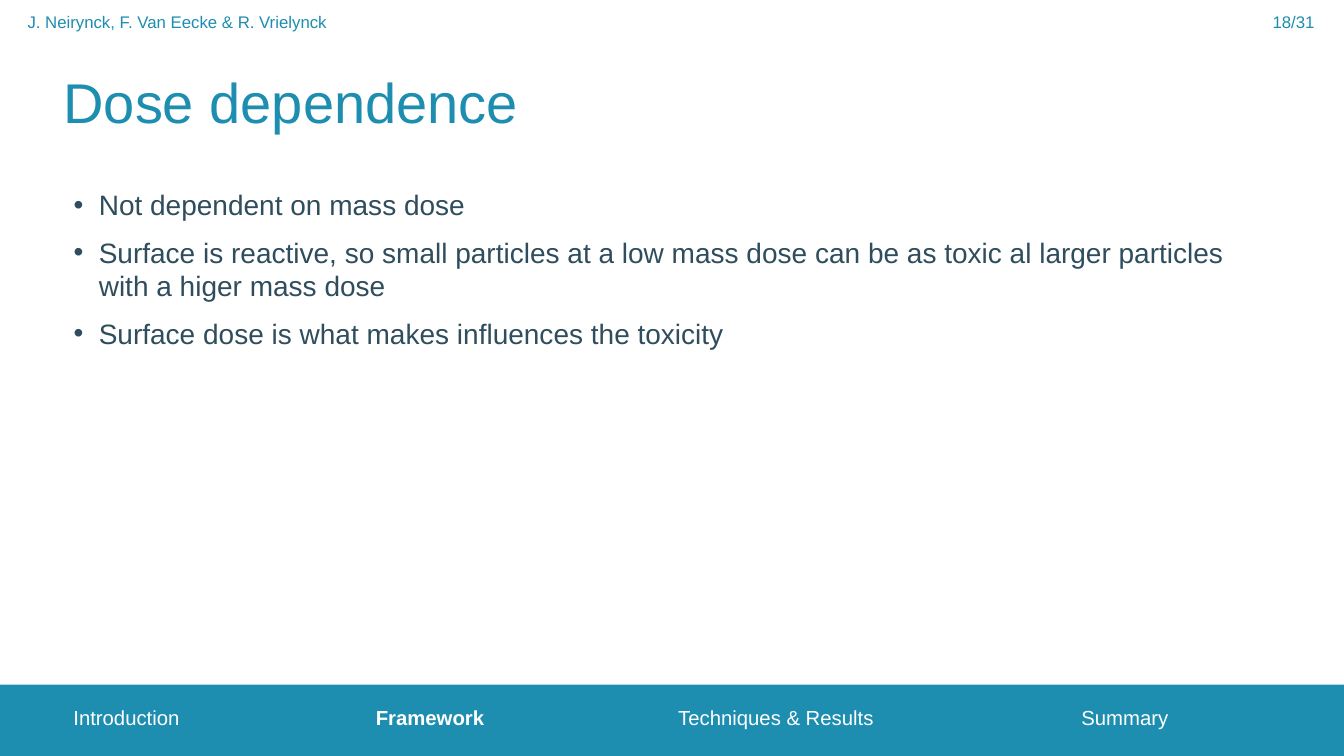
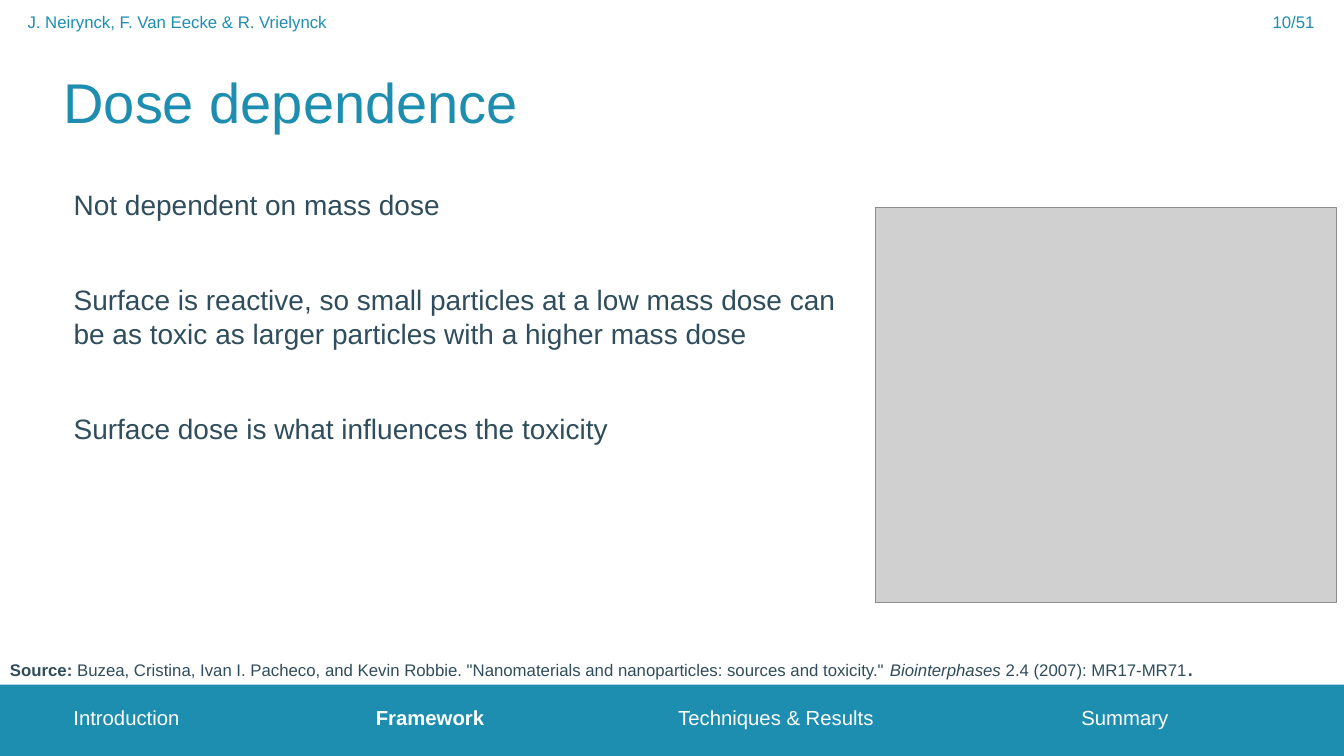
Before and after one commit to FrederikVanEecke/PresentationClusters, a slide deck: slide 10 of NanoparticleToxicity.pptx (slide 18 before the commit). Drawn at 1344x756 pixels with LibreOffice and Linux fonts; fonts in the diff are those of the drawing; grey boxes stand for pictures; background and template pictures are left out. Boxes give left, top, right and bottom in pixels: in the first picture for what was removed or moved away, otherwise in the second. Text is boxed around its words. In the diff, an @@ line names an element or a change of style, - is before the commit and + after.

```diff
--- a/NanoparticleToxicity.pptx
+++ b/NanoparticleToxicity.pptx
@@ page number at [1273, 16, 1315, 28]: text changed @@
-18/31
+10/51
@@ text at [74, 194, 440, 220]: bullet • to none @@
@@ picture added at [876, 208, 1337, 602] @@
@@ text at [74, 289, 835, 444]: text changed @@
-• Surface is reactive, so small particles at a low mass dose can be as toxic al larger particles with a higer mass dose
-• Surface dose is what makes influences the toxicity
+Surface is reactive, so small particles at a low mass dose can be as toxic as larger particles with a higher mass dose
+Surface dose is what influences the toxicity
@@ text added at [10, 664, 1186, 680], 12 pt, text #2F4D5D @@
+Source: Buzea, Cristina, Ivan I. Pacheco, and Kevin Robbie. "Nanomaterials and nanoparticles: sources and toxicity." Biointerphases 2.4 (2007): MR17-MR71.
```
Also in this commit, not shown: 21 other slides changed, 28 slides added, 2 slides removed.
